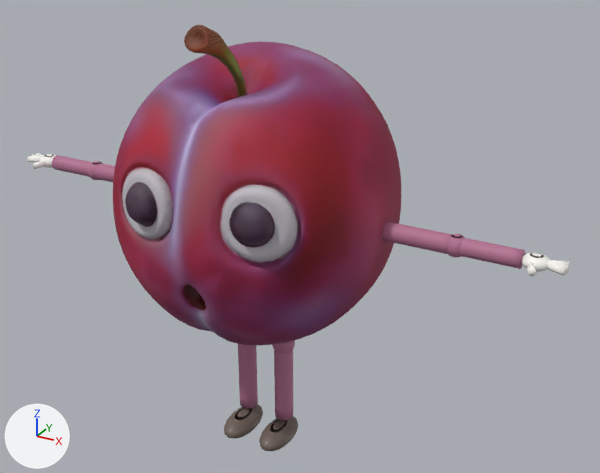
The glTF model public/models/personages/plum.glb as it was, and as the next commit left it.
Before and after are seen from a camera (50 mm lens) standing at (1.6, -2.58, 2.26) and looking at (0.13, 0.09, 0.92). Arrows for +X, +Y and +Z are at lower left; the lights stay in place. The picture after the commit comes second. Vertices at exactly the same position are counted once.

In view in the first picture: 'Body'.
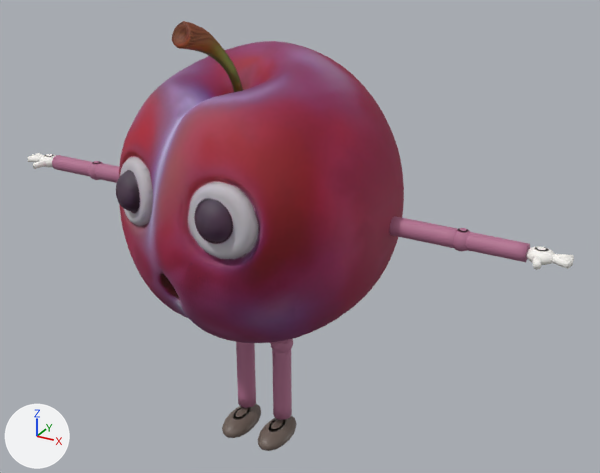
Edits to the scene script, one JSON object a line:
```json
{"block": "me_mesh", "where": "# used by ob_body; location = (0.0, 0.0, 0.0)"}
{"op": "remove", "block": "me_mesh", "code": "me_mesh.from_pydata(...)  # 7194 vertices, 14316 faces; spans x -1.19..1.19, y -0.54..0.54, z 0.0..1.8"}
{"op": "add", "block": "me_mesh", "code": "me_mesh.from_pydata(...)  # 7194 vertices, 14316 faces; spans x -1.19..1.19, y -0.55..0.55, z 0.0..1.8"}
{"block": "me_mesh", "change": "me_mesh part 1: the loose piece of 5012 vertices spanning x -0.55..0.55, y -0.54..0.54, z 0.55..1.8 is turned -15.2 degrees about the z axis through its middle, then moved by (0.0, 0.02, 0.0)"}
{"block": "me_mesh", "change": "me_mesh part 2: the loose piece of 199 vertices spanning x 0.52..1.04, y -0.06..0.01, z 1.04..1.11 is moved by (0.0, 0.06, 0.0)"}
{"block": "me_mesh", "change": "me_mesh part 3: the loose piece of 146 vertices spanning x 0.77..0.85, y -0.07..0.02, z 1.03..1.12 is moved by (0.0, 0.06, 0.0)"}
{"block": "me_mesh", "change": "me_mesh part 4: the loose piece of 146 vertices spanning x 1.03..1.13, y -0.07..0.02, z 1.05..1.1 is moved by (0.0, 0.06, 0.0)"}
{"block": "me_mesh", "change": "me_mesh part 5: the loose piece of 72 vertices spanning x 1.11..1.19, y -0.07..0.02, z 1.06..1.09 is moved by (0.0, 0.06, 0.0)"}
{"block": "me_mesh", "change": "me_mesh part 6: the loose piece of 26 vertices spanning x 1.06..1.11, y -0.11..-0.05, z 1.06..1.09 is moved by (0.0, 0.06, 0.0)"}
{"block": "me_mesh", "change": "other edits to the shape of me_mesh do not show in these pictures"}
```

Boxes [x1, y1, x2, y2] around the edits, measured in the pictures (600 x 473 px; the box of a moved part takes in the faces that stretch with it):
```json
{"object": "Body", "change": "reshaped", "before": [27, 25, 569, 451], "after": [28, 21, 574, 451]}
{"part": 1, "of": "me_mesh", "change": "moved or reshaped", "before": [113, 25, 401, 345], "after": [116, 21, 404, 343]}
{"part": 2, "of": "me_mesh", "change": "moved or reshaped", "before": [382, 222, 525, 269], "after": [389, 216, 530, 262]}
{"part": 3, "of": "me_mesh", "change": "moved or reshaped", "before": [447, 234, 465, 258], "after": [453, 228, 470, 251]}
{"part": 4, "of": "me_mesh", "change": "moved or reshaped", "before": [521, 253, 550, 272], "after": [526, 246, 555, 265]}
{"part": 5, "of": "me_mesh", "change": "moved or reshaped", "before": [547, 260, 569, 276], "after": [552, 254, 574, 269]}
{"part": 6, "of": "me_mesh", "change": "moved or reshaped", "before": [527, 262, 537, 276], "after": [532, 255, 542, 270]}
```
